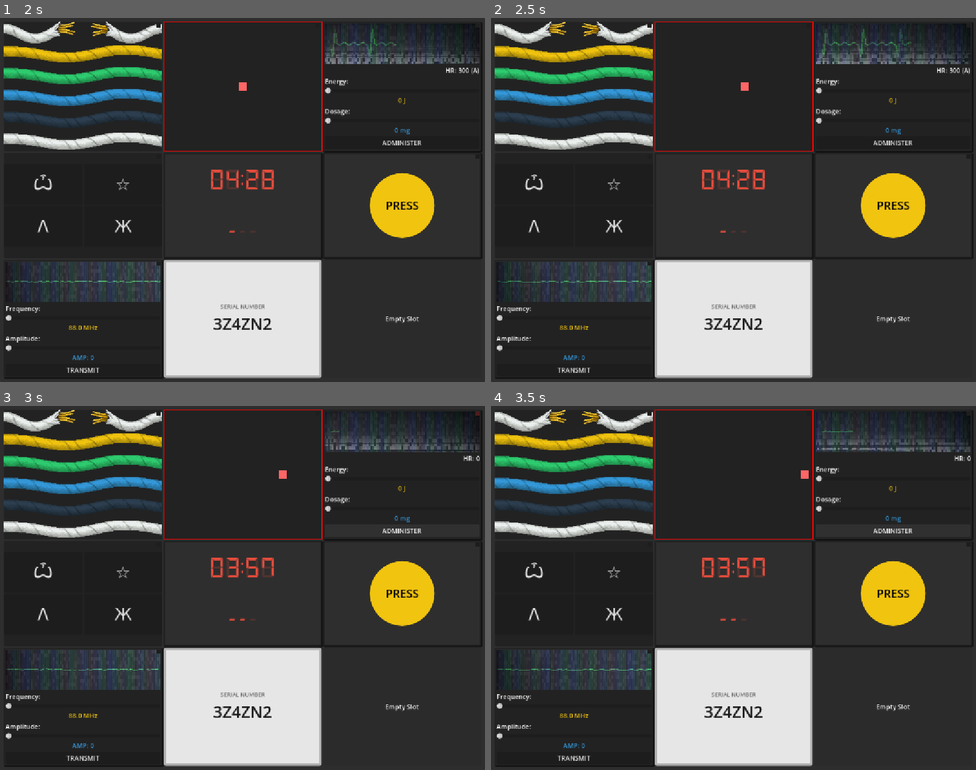
Above: before the commit, frames 1-4 (two rows, left to right).
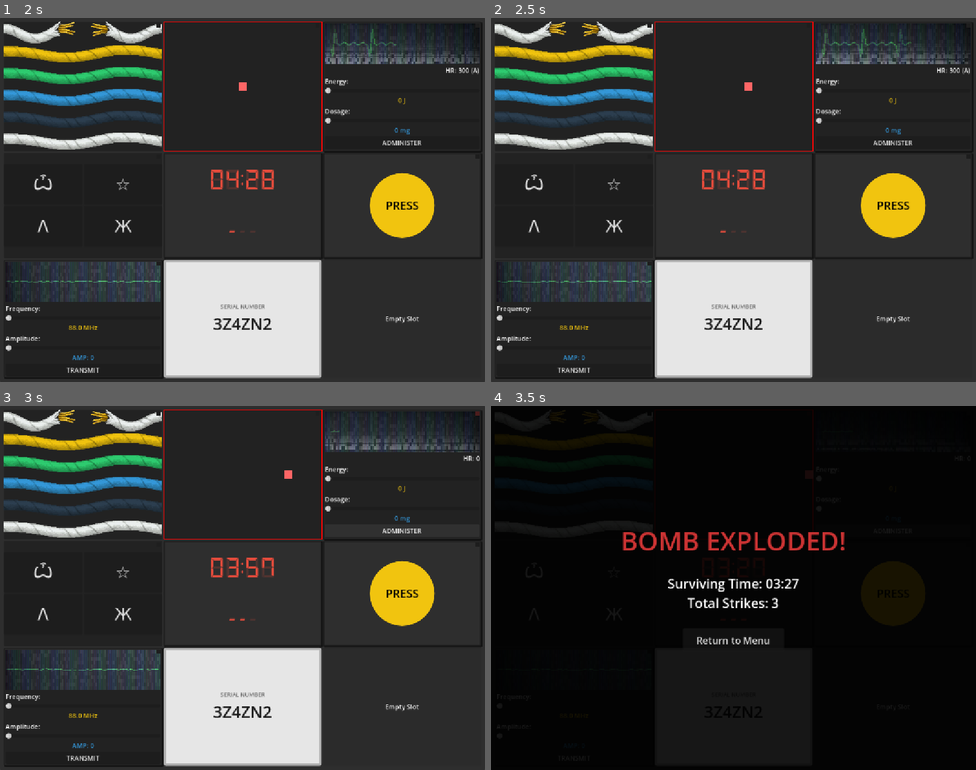
Above: after the commit, the same moments.

Repository: yutianzhe30/KeepTalkingOL
Game: Godot game, scene res://Scenes/UI/MainMenu.tscn
The game is run twice, just before and just after one commit, with the same random seed, the same clock (stepped at 60 frames per second) and the same inputs.
Inputs (mouse positions are in pixels of both pictures, inside the frame that each line leads up to):
- Up to frame 1 (2 s): click "Start Game" at 0.5 s; click (82, 32) at 1.27 s
- Up to frame 2 (2.5 s): hold D (right) from 2.03 s (still down)
- Up to frame 3 (3 s): release D (right) at 2.75 s; click "ADMINISTER" at 2.75 s
- Up to frame 4 (3.5 s): no input

Frame 1 is identical in both runs. In frame 2, less than 0.1% of the frame differs, in the area x 51-54%, y 17-20%; in frame 3, less than 0.1%; in frame 4, 99%, in the area x 0-100%, y 0-100%.

Commit message:
adjust volume and shader

Diff:
--- a/Scenes/Modules/WireShaderTest.tscn
+++ b/Scenes/Modules/WireShaderTest.tscn
@@ -1,8 +1,8 @@
-[gd_scene load_steps=2 format=3]
+[gd_scene format=3 uid="uid://vyfjuem162nf"]
 
-[ext_resource type="Script" path="res://Scripts/Modules/WireShaderTest.gd" id="1_test"]
+[ext_resource type="Script" uid="uid://c1mncmv4k8lys" path="res://Scripts/Modules/WireShaderTest.gd" id="1_test"]
 
-[node name="WireShaderTest" type="Control"]
+[node name="WireShaderTest" type="Control" unique_id=1294507605]
 layout_mode = 3
 anchors_preset = 15
 anchor_right = 1.0
@@ -11,7 +11,7 @@
 grow_vertical = 2
 script = ExtResource("1_test")
 
-[node name="VBoxContainer" type="VBoxContainer" parent="."]
+[node name="VBoxContainer" type="VBoxContainer" parent="." unique_id=1538132624]
 layout_mode = 1
 anchors_preset = 8
 anchor_left = 0.5
@@ -26,39 +26,39 @@
 grow_vertical = 2
 theme_override_constants/separation = 20
 
-[node name="Label" type="Label" parent="VBoxContainer"]
+[node name="Label" type="Label" parent="VBoxContainer" unique_id=1852610191]
 layout_mode = 2
 theme_override_font_sizes/font_size = 24
 text = "Wire Shader Test"
 horizontal_alignment = 1
 
-[node name="HBoxContainer" type="HBoxContainer" parent="VBoxContainer"]
+[node name="HBoxContainer" type="HBoxContainer" parent="VBoxContainer" unique_id=1032158605]
 layout_mode = 2
 theme_override_constants/separation = 40
 alignment = 1
 
-[node name="UncutBox" type="VBoxContainer" parent="VBoxContainer/HBoxContainer"]
+[node name="UncutBox" type="VBoxContainer" parent="VBoxContainer/HBoxContainer" unique_id=715005303]
 layout_mode = 2
 
-[node name="Label" type="Label" parent="VBoxContainer/HBoxContainer/UncutBox"]
+[node name="Label" type="Label" parent="VBoxContainer/HBoxContainer/UncutBox" unique_id=2040232628]
 layout_mode = 2
 text = "Uncut Wires"
 horizontal_alignment = 1
 
-[node name="WiresContainer1" type="VBoxContainer" parent="VBoxContainer/HBoxContainer/UncutBox"]
+[node name="WiresContainer1" type="VBoxContainer" parent="VBoxContainer/HBoxContainer/UncutBox" unique_id=603169212]
 unique_name_in_owner = true
 layout_mode = 2
 theme_override_constants/separation = 10
 
-[node name="CutBox" type="VBoxContainer" parent="VBoxContainer/HBoxContainer"]
+[node name="CutBox" type="VBoxContainer" parent="VBoxContainer/HBoxContainer" unique_id=180840549]
 layout_mode = 2
 
-[node name="Label" type="Label" parent="VBoxContainer/HBoxContainer/CutBox"]
+[node name="Label" type="Label" parent="VBoxContainer/HBoxContainer/CutBox" unique_id=2096542380]
 layout_mode = 2
 text = "Cut Wires"
 horizontal_alignment = 1
 
-[node name="WiresContainer2" type="VBoxContainer" parent="VBoxContainer/HBoxContainer/CutBox"]
+[node name="WiresContainer2" type="VBoxContainer" parent="VBoxContainer/HBoxContainer/CutBox" unique_id=2018411200]
 unique_name_in_owner = true
 layout_mode = 2
 theme_override_constants/separation = 10
--- a/Scripts/Modules/BalanceModule.gd
+++ b/Scripts/Modules/BalanceModule.gd
@@ -13,7 +13,7 @@
 
 # Physics Constants
 const REPULSION_FORCE: float = 100.0 # Pushes ball away from center
-const INPUT_FORCE: float = 300.0 # Player control strength
+const INPUT_FORCE: float = 400.0 # Player control strength
 const DRAG: float = 1.0 # Air resistance
 const RADIUS: float = 10.0 # Ball radius (half size)
 const MAX_SPEED: float = 150.0 # Cap speed to give user a chance
@@ -86,6 +86,7 @@
 	if !is_active: return
 	print("Balance Module Failed!")
 	strike()
+	has_started = false
 	# Reset or keep failing? For now, reset to center to give a chance to recover
 	position_offset = Vector2.ZERO
 	velocity = Vector2.ZERO
--- a/Scripts/Modules/RadioModule.gd
+++ b/Scripts/Modules/RadioModule.gd
@@ -154,8 +154,8 @@
 	var static_vol = linear_to_db(max(0.01, 1.0 - signal_strength))
 	var signal_vol = linear_to_db(max(0.01, signal_strength))
 
-	static_player.volume_db = static_vol - 10.0
-	signal_player.volume_db = signal_vol - 5.0
+	static_player.volume_db = static_vol - 25.0
+	signal_player.volume_db = signal_vol - 20.0
 
 func _fill_audio_buffers():
 	if not static_stream or not signal_stream: return
--- a/Scripts/Modules/WireShaderTest.gd
+++ b/Scripts/Modules/WireShaderTest.gd
@@ -3,7 +3,7 @@
 @onready var wires_container_1 = %WiresContainer1
 @onready var wires_container_2 = %WiresContainer2
 
-var shader = preload("res://Assets/Shaders/WireColor.gdshader")
+var shader = preload("res://Shaders/WireColor.gdshader")
 var tex_wire = preload("res://Assets/Pic/Wire.png")
 var tex_wire_cut = preload("res://Assets/Pic/Wire_Cut.png")
 
